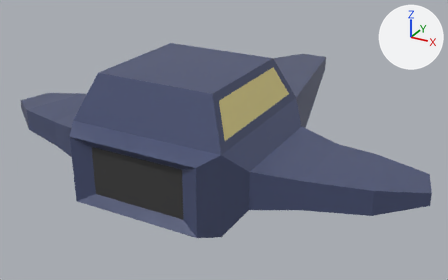
Before and after pictures for a commit that changed the Blender file 3d-models/Player.blend.
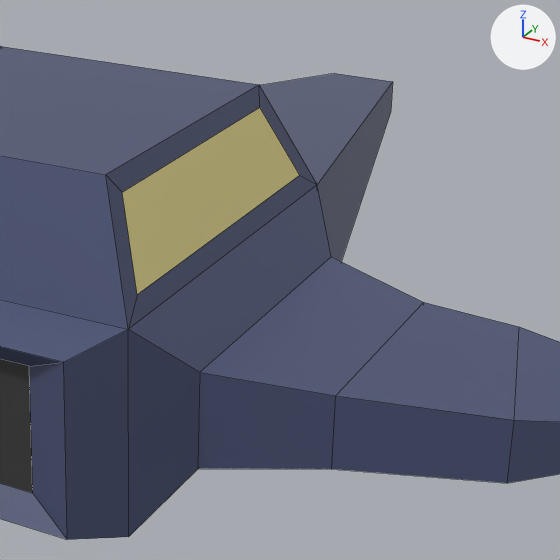
Old and new are each drawn whole from a 50 mm lens placed at (0.962, -1.529, 0.809), pointed at (-0.032, 0.278, -0.095) and again close up on the part from 38% to 88% of the width and 9% to 88% of the height. The lights are fixed; the arrows at upper right show +X, +Y and +Z. The close-ups show mesh edges as thin lines.

The scene before the commit, as lines of its bpy script (objects in view):
```python
mat_material_001 = principled_material('Material.001')
mat_material_001.base_color = (0.8, 0.698, 0.277)  # yellow #e7da90
me_cube = bpy.data.meshes.new('Cube')
me_cube.from_pydata(...)  # 68 vertices, 66 faces; spans x -0.744..0.744, y -0.313..1.07, z -0.125..0.265
# faces by material slot: [62, 3, 1]
me_cube.materials.append(mat_material)  # dark blue #4b5475
me_cube.materials.append(mat_material_001)  # yellow #e7da90
me_cube.materials.append(mat_material_002)  # black #3d3d3d
ob_cube = bpy.data.objects.new('Cube', me_cube)
ob_cube.location = (0.0, 0.0, 0.0)
```
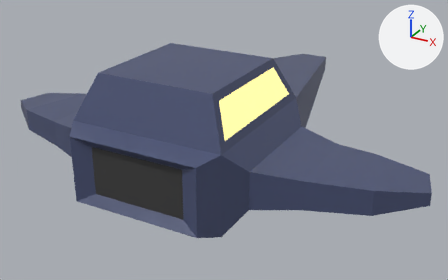
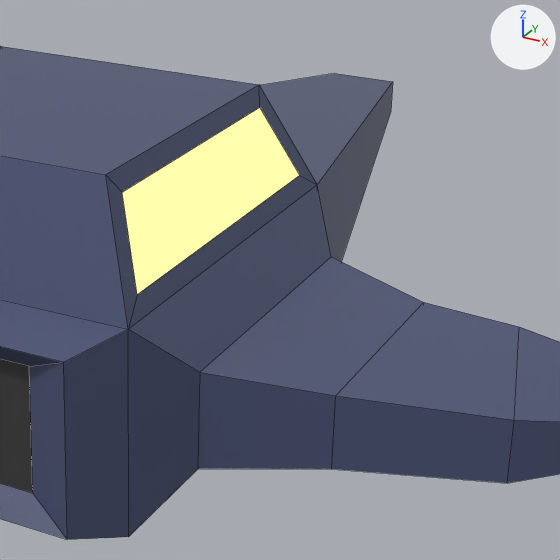
Changed parts and their boxes (x1, y1, x2, y2) in the close-ups (560 x 560 px):
'Cube', recoloured, surface changed: (119, 105, 302, 297) in both

The change, as a list of edits to the scene's bpy script:
```text
Change mat_material_001:
    add mat_material_001.emission_strength = 1.0
    add mat_material_001.emission_color = (0.799, 0.701, 0.279)  # yellow #e7da90
```
